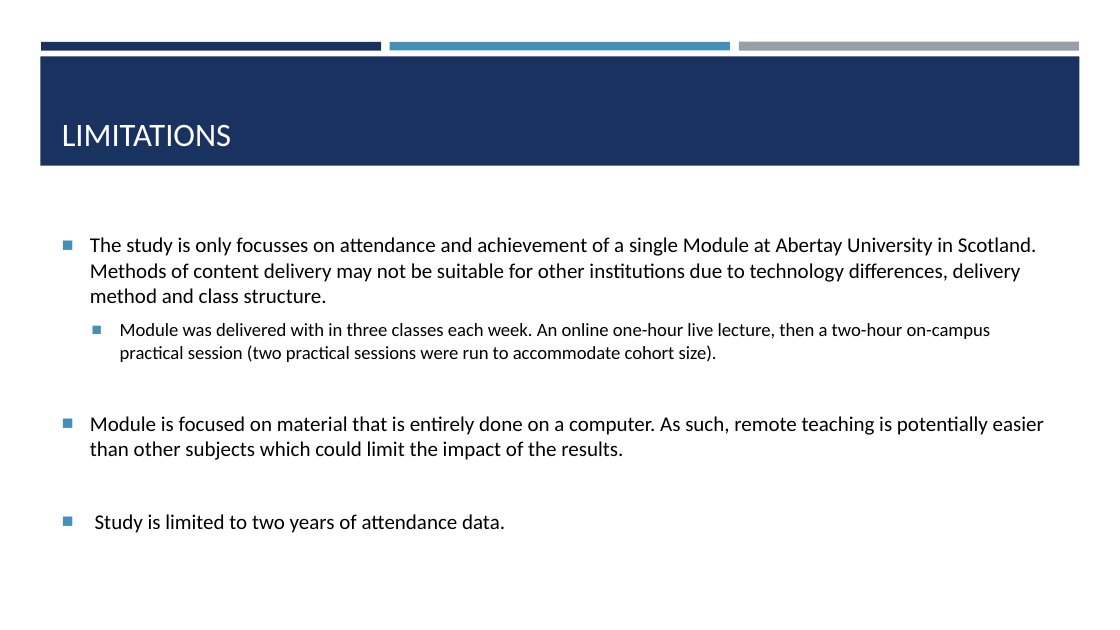
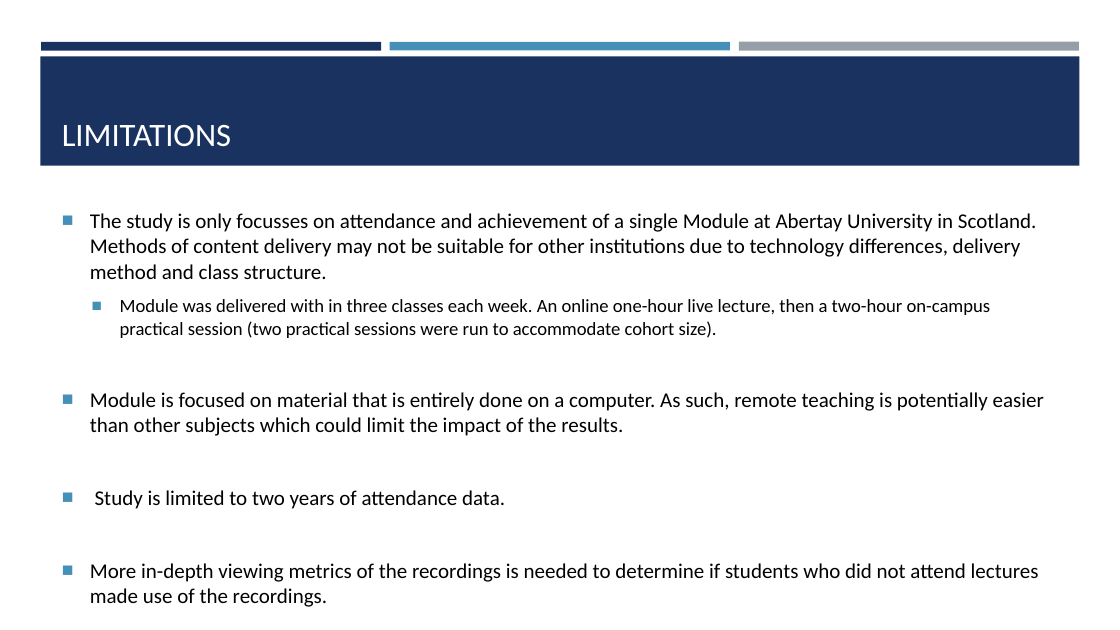
Before and after one commit to ChrisAcornleyPhD/CAP512Data, a slide deck: slide 47 of scripts/CAP512.pptx (slide 42 before the commit). Drawn at 1120x630 pixels with LibreOffice and Linux fonts; fonts in the diff are those of the drawing. Boxes give left, top, right and bottom in pixels: in the first picture for what was removed or moved away, otherwise in the second. Text is boxed around its words. In the diff, an @@ line names an element or a change of style, - is before the commit and + after.

```diff
--- a/scripts/CAP512.pptx
+++ b/scripts/CAP512.pptx
@@ text at bbox=[90, 563, 1039, 607]: paragraph added @@
+■ More in-depth viewing metrics of the recordings is needed to determine if students who did not attend lectures made use of the recordings.
```
Also in this commit, not shown: 20 other slides changed, 8 slides added, 1 slide removed, 12 other files.
